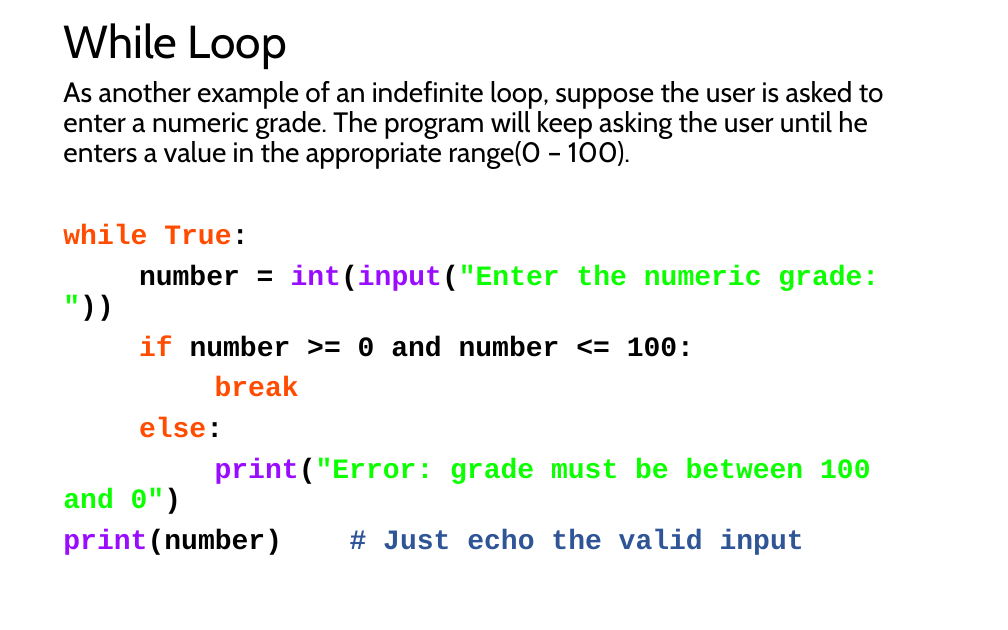
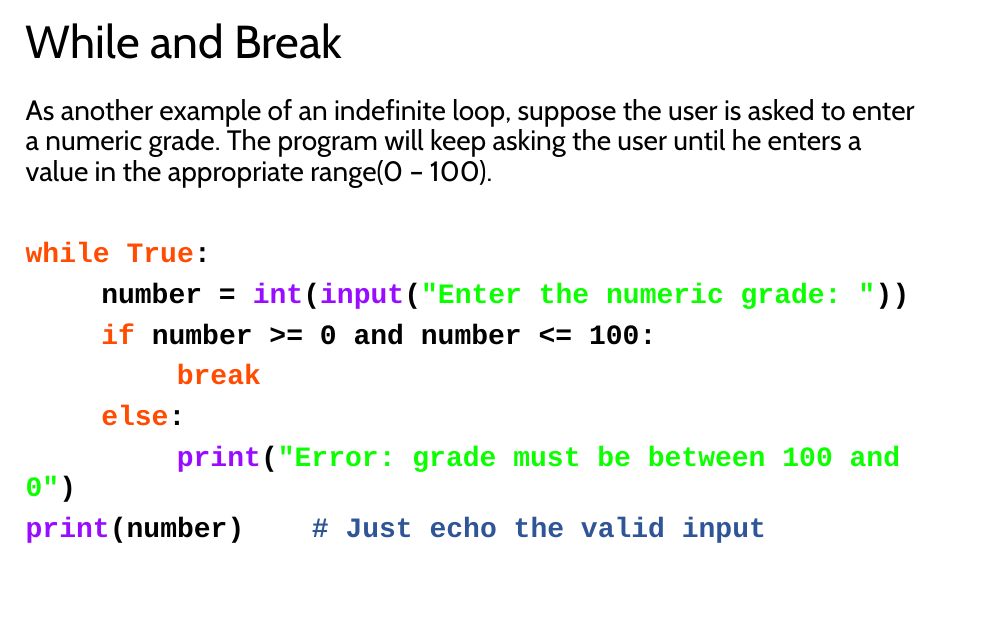
Before and after one commit to LongBaoNguyen/longbaonguyen.github.io, a slide deck: slide 9 of courses/apcsp/lect6.pptx. Drawn at 1008x630 pixels with LibreOffice and Linux fonts; fonts in the diff are those of the drawing. Boxes give left, top, right and bottom in pixels: in the first picture for what was removed or moved away, otherwise in the second. Text is boxed around its words. In the diff, an @@ line names an element or a change of style, - is before the commit and + after.

```diff
--- a/courses/apcsp/lect6.pptx
+++ b/courses/apcsp/lect6.pptx
@@ title at <box>26,23,342,59</box>: text changed @@
-While Loop
+While and Break
@@ text "As another example of an ..." rewrapped from <box>63,81,884,555</box> to <box>26,99,915,543</box> @@
```
Also in this commit, not shown: 10 other slides changed, 1 other file.
